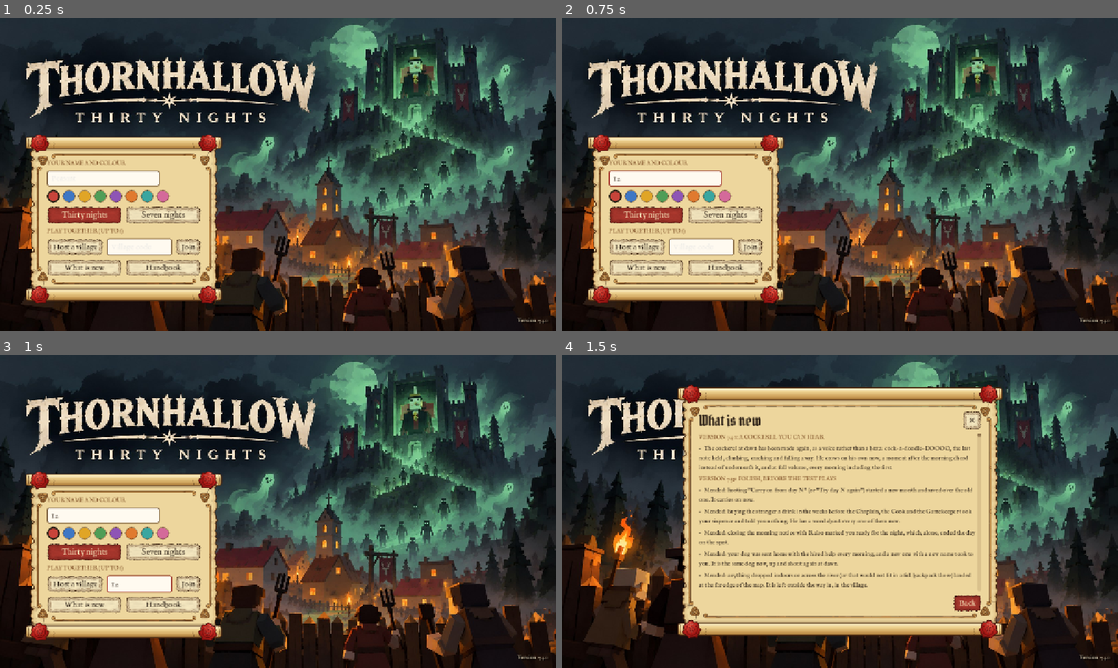
Above: before the commit, frames 1-4 (two rows, left to right).
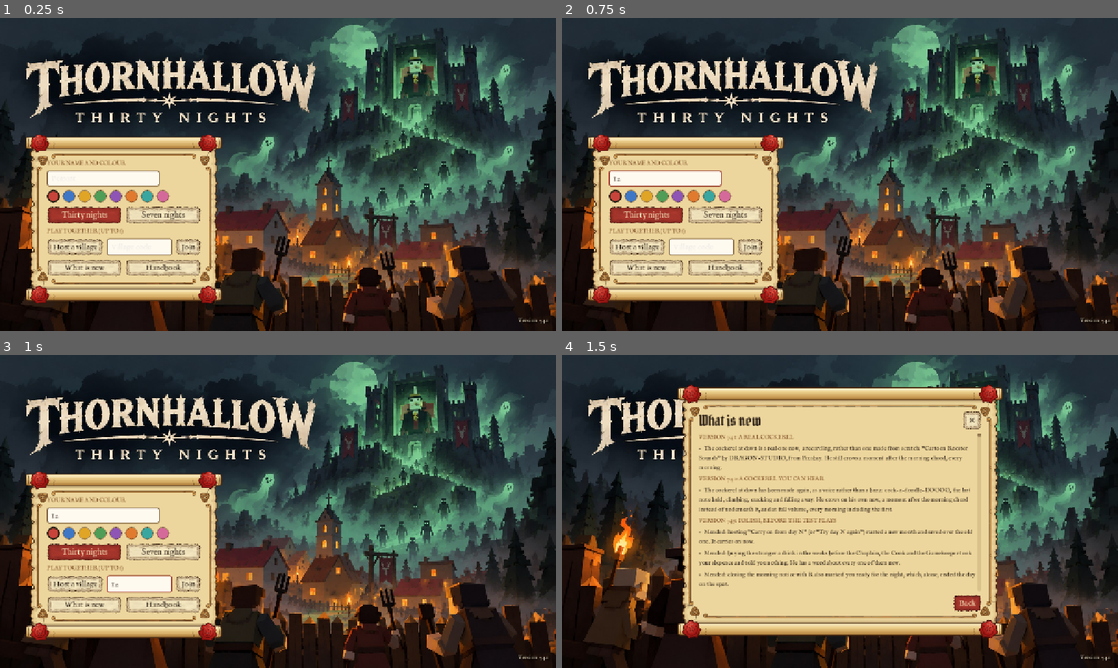
Above: after the commit, the same moments.

Repository: wijji551/Peasant
Game: Godot game, scene res://boot.tscn
The game is run twice, just before and just after one commit, with the same random seed, the same clock (stepped at 60 frames per second) and the same inputs.
Inputs (mouse positions are in pixels of both pictures, inside the frame that each line leads up to):
- Up to frame 1 (0.25 s): no input
- Up to frame 2 (0.75 s): click (667, 177) at 0.52 s; type "12" at 0.6 s
- Up to frame 3 (1 s): click (139, 583) at 0.75 s; type "12" at 0.83 s
- Up to frame 4 (1.5 s): click "What is new" at 1.25 s

The runs differ from the first frame. In frame 1, less than 0.1% of the frame differs, in the area x 93-99%, y 95-98%; in frame 2, less than 0.1%; in frame 3, less than 0.1%; in frame 4, 5.0%, in the area x 24-99%, y 25-98%.

Commit message:
Version 7.41: a real cockerel (Pixabay recording by DRAGON-STUDIO)
Co-Authored-By: Claude Opus 5.5 <noreply@anthropic.com>
Claude-Session: https://claude.ai/code/session_019dg2uksZJ9KpXppdt4Byah

Diff:
--- a/godot/scripts/ui/menus.gd
+++ b/godot/scripts/ui/menus.gd
@@ -82,6 +82,9 @@
 ]
 
 const CHANGES := [
+	["Version 7.41: a real cockerel", [
+		"The cockerel at dawn is a real one now, a recording, rather than one made from scratch: \"Cartoon Rooster Sounds\" by DRAGON-STUDIO, from Pixabay. He still crows a moment after the morning chord, every morning.",
+	]],
 	["Version 7.40: a cockerel you can hear", [
 		"The cockerel at dawn has been made again, as a voice rather than a buzz: cock-a-doodle-DOOOO, the last note held, climbing, cracking and falling away. He crows on his own now, a moment after the morning chord instead of underneath it, and at full volume, every morning including the first.",
 	]],
--- a/godot/version.json
+++ b/godot/version.json
@@ -1,5 +1,5 @@
 {
-	"build": 47,
-	"version": "7.40",
-	"what": "Version 7.40: a cockerel you can actually hear at dawn."
+	"build": 48,
+	"version": "7.41",
+	"what": "Version 7.41: a real cockerel at dawn."
 }
Not shown, changed: docs/build-log.md
Not shown, changed: godot/sounds/sfx_cockerel.wav
Not shown, changed: tools/make_sounds.py
Not shown, added: tools/recorded/README.md
Not shown, added: tools/recorded/cockerel-pixabay-487663.mp3
